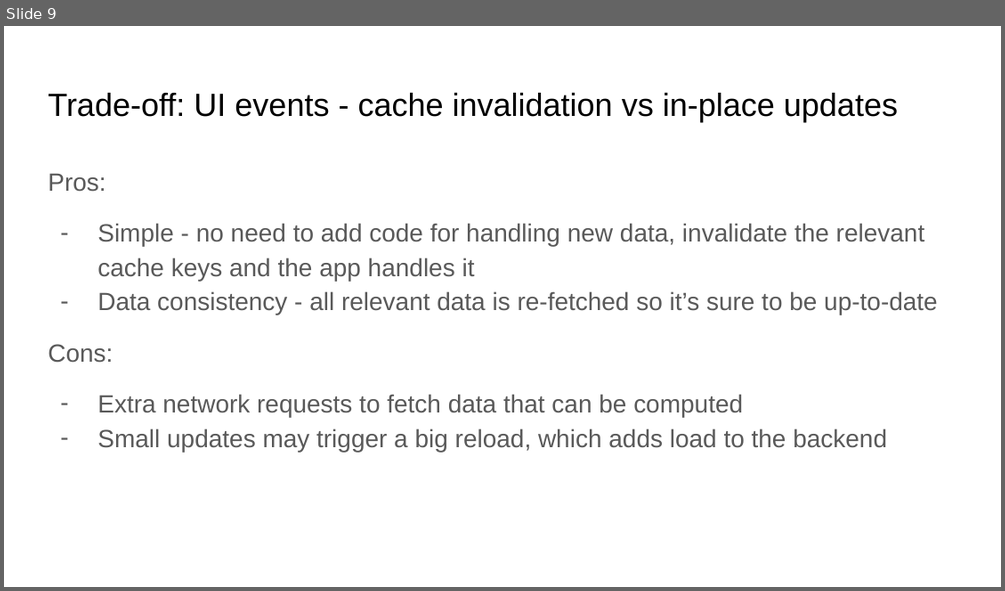
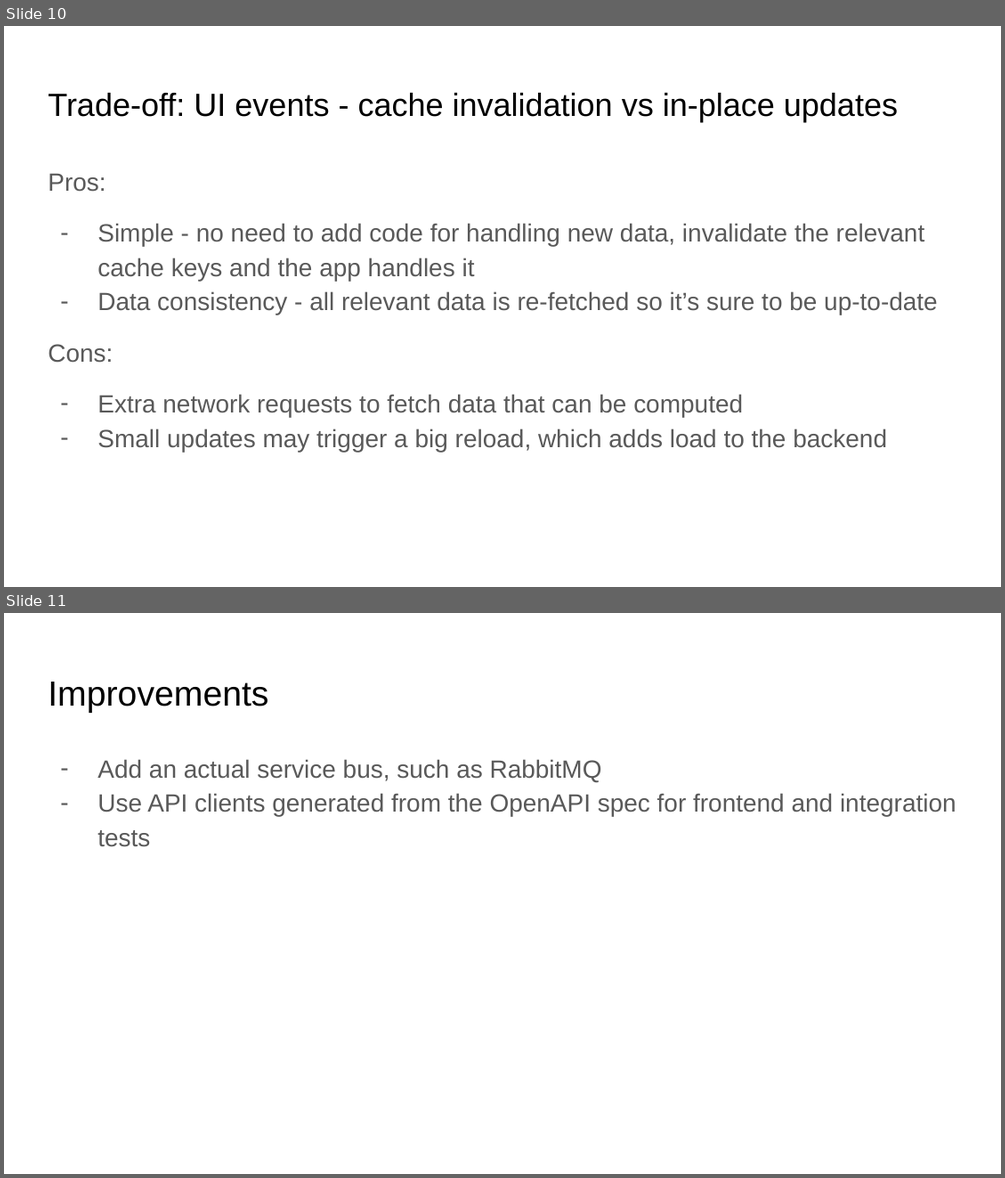
Before and after one commit to lusin-throwaway/RedYellowGreen, a slide deck: slides.pptx. Shown one above the other, each under a label of ours: slide 9 before the commit, slides 10 and 11 after it. The pictures are 1005x591 and 1005x1178 pixels, drawn with LibreOffice and Linux fonts; fonts in the diff are those of the drawing. Boxes give left, top, right and bottom in pixels: in the first picture for what was removed or moved away, otherwise in the second. Text is boxed around its words. In the diff, an @@ line names an element or a change of style, - is before the commit and + after.

```diff
--- a/slides.pptx
+++ b/slides.pptx
@@ slide 11 added at (4, 613, 1001, 1174), background #FFFFFF @@
@@ title added at (48, 682, 268, 713), 25.2 pt, text #000000 @@
+Improvements
@@ text added at (97, 759, 956, 847), 18 pt, text #595959 @@
+– Add an actual service bus, such as RabbitMQ
+– Use API clients generated from the OpenAPI spec for frontend and integration tests
@@ what was slide 9 is now slide 10 @@
```
Also in this commit, not shown: 8 slides changed, 2 other slides added.
